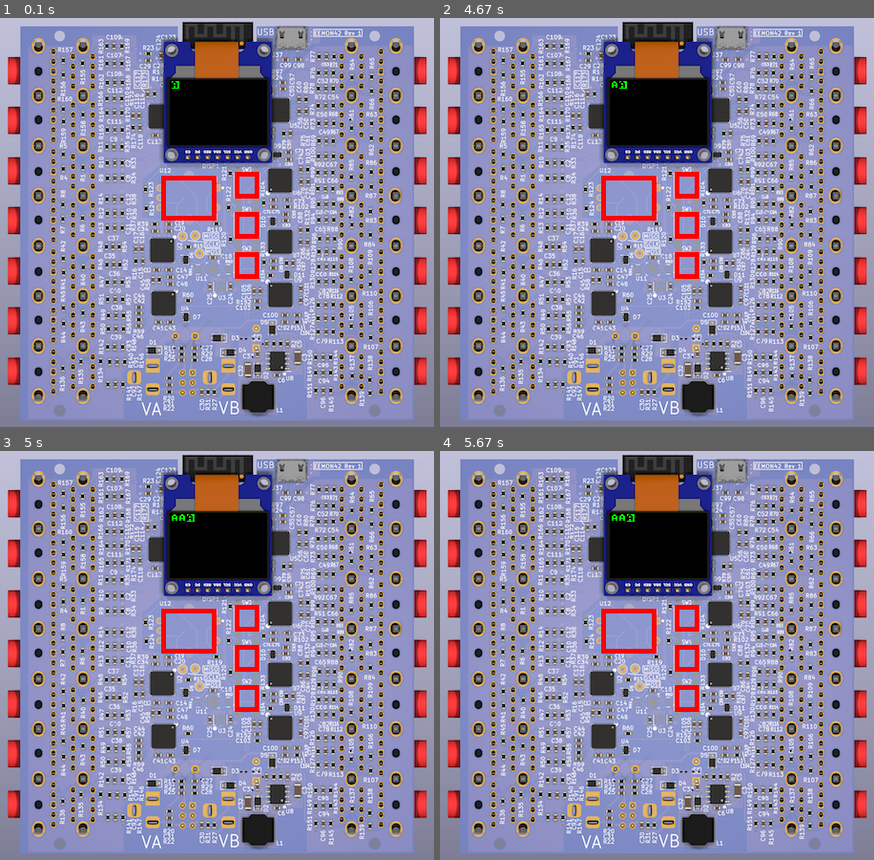
Above: before the commit, frames 1-4 (two rows, left to right).
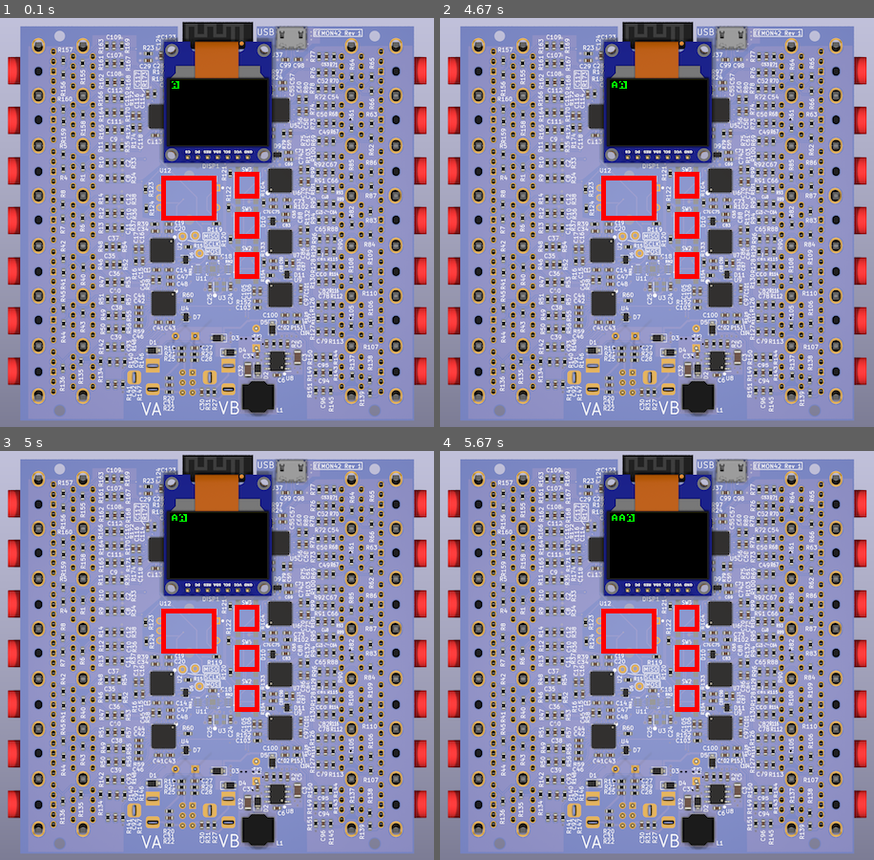
Above: after the commit, the same moments.

Repository: jfcliche/EEMON42
Game: pygame game, started from sim/main.py
The game is run twice, just before and just after one commit, with the same random seed, the same clock (stepped at 60 frames per second) and the same inputs.
Inputs (mouse positions are in pixels of both pictures, inside the frame that each line leads up to):
- Up to frame 1 (0.1 s): no input
- Up to frame 2 (4.67 s): click (630, 197) at 0.38 s; click (687, 185) at 1.92 s; move the mouse to (661, 95) at 2.17 s; click (661, 95) at 2.37 s; move the mouse to (696, 116) at 3.27 s; click (696, 116) at 3.5 s; move the mouse to (622, 197) at 3.87 s; click (622, 197) at 4.18 s; move the mouse to (609, 177) at 4.63 s
- Up to frame 3 (5 s): click (169, 610) at 4.98 s
- Up to frame 4 (5.67 s): no input

Frames 1-2 are identical in both runs. In frame 3, less than 0.1% of the frame differs, in the area x 41-45%, y 15-18%; in frame 4, nothing differs.

Commit message:
Simulation code in separate directory and integration of new rotary encoder

Diff:
--- /dev/null
+++ b/sim/button.py
@@ -0,0 +1,23 @@
+import pygame
+
+
+class Button:
+
+    def __init__(self, rect):
+        self._rect = rect
+        self._cb = None
+        self._arg = None
+        self._value = 0
+
+    def rect(self):
+        return self._rect
+
+    def value(self):
+        ret_value = self._value
+        self._value = 0
+        return ret_value
+
+    def handle_event(self, event):
+        if event.type == pygame.MOUSEBUTTONDOWN:
+            if pygame.Rect.collidepoint(self._rect, event.pos) and event.button == 1:
+                self._value += 1
--- a/software/sim_display.py
+++ b/sim/display.py
@@ -1,7 +1,7 @@
 import pygame
 
 
-class SimDisplay:
+class Display:
 
     def __init__(self, surface: pygame.surface.Surface):
         self.surface = surface
--- a/software/sim_main.py
+++ b/sim/main.py
@@ -1,9 +1,12 @@
 import sys
+sys.pycache_prefix = "__pycache__"  # NOQA
+sys.path.append("../software")  # NOQA
+
 import pygame
 from gui import GUI
-from sim_display import SimDisplay
-from sim_rotary import SimRotary
-from sim_button import SimButton
+from display import Display
+from rotary import RotaryEncoder
+from button import Button
 
 SCREEN_SCALE = 4
 
@@ -25,36 +28,36 @@
             button_b.handle_event(event)
             button_c.handle_event(event)
 
-        screen.blit(board, screen.get_rect())
-        screen.blit(surface, (180, 66))
-        if zoom_display:
-            screen.blit(pygame.transform.scale(
-                surface, (96*2, 64*2)), (0, screen.get_rect().bottom-64*2))
-        pygame.draw.rect(screen, (255, 0, 0), button_rot.rect(), 5)
-        pygame.draw.rect(screen, (255, 0, 0), button_a.rect(), 5)
-        pygame.draw.rect(screen, (255, 0, 0), button_b.rect(), 5)
-        pygame.draw.rect(screen, (255, 0, 0), button_c.rect(), 5)
-        pygame.display.flip()
+    screen.blit(board, screen.get_rect())
+    screen.blit(surface, (180, 66))
+    if zoom_display:
+        screen.blit(pygame.transform.scale(
+            surface, (96*2, 64*2)), (0, screen.get_rect().bottom-64*2))
+    pygame.draw.rect(screen, (255, 0, 0), button_rot.rect(), 5)
+    pygame.draw.rect(screen, (255, 0, 0), button_a.rect(), 5)
+    pygame.draw.rect(screen, (255, 0, 0), button_b.rect(), 5)
+    pygame.draw.rect(screen, (255, 0, 0), button_c.rect(), 5)
+    pygame.display.flip()
 
 
 def main():
     global screen, surface, rot, button_rot, button_a, button_b, button_c, board
 
     pygame.init()
-    board = pygame.image.load("software/eemon42.png")
+    board = pygame.image.load("eemon42.png")
     pygame.display.set_caption("EEMON42 Simulator")
     screen = pygame.display.set_mode(board.get_size())
     surface = pygame.surface.Surface((96, 64))
 
-    display = SimDisplay(surface)
-    rot = SimRotary()
-    button_rot = SimButton(pygame.Rect(
+    display = Display(surface)
+    rot = RotaryEncoder()
+    button_rot = Button(pygame.Rect(
         169, 165, 58, 47))
-    button_a = SimButton(pygame.Rect(
+    button_a = Button(pygame.Rect(
         246, 161, 26, 28))
-    button_b = SimButton(pygame.Rect(
+    button_b = Button(pygame.Rect(
         246, 203, 26, 28))
-    button_c = SimButton(pygame.Rect(
+    button_c = Button(pygame.Rect(
         246, 245, 26, 28))
 
     gui = GUI(display, rot, button_rot, button_a,
--- /dev/null
+++ b/sim/rotary.py
@@ -0,0 +1,13 @@
+import pygame
+
+
+class RotaryEncoder:
+    def __init__(self):
+        self._value = 0
+
+    def handle_event(self, event):
+        if event.type == pygame.MOUSEWHEEL:
+            self._value += event.y
+
+    def value(self):
+        return self._value
--- a/software/e42_button.py
+++ b/software/button.py
@@ -13,30 +13,39 @@
     def timer_init(t, p, cb): return t.init(freq=1000 // p, callback=cb)
 
 
-class E42Button:
-    def __init__(self, sw, cb, arg=None, delay=50, tid=4):
+class Button:
+    def __init__(self, sw, delay=50, tid=4):
         self.sw = sw
         # Create references to bound methods beforehand
         # http://docs.micropython.org/en/latest/pyboard/library/micropython.html#micropython.schedule
-        self._sw_cb = self.sw_cb
-        self._tim_cb = self.tim_cb
+        self._sw_cb = self._sw_cb
+        self._tim_cb = self._tim_cb
         self._set_cb = getattr(self.sw, 'callback', None) or self.sw.irq
-        self.delay = delay
-        self.tim = Timer(tid)
-        self.callback(cb, arg)
+        self._value = 0
+        self._delay = delay
+        self._tim = Timer(tid)
+        self._set_callback(self._callback, None)
 
-    def sw_cb(self, pin=None):
+    def _sw_cb(self, pin=None):
         self._set_cb(None)
-        timer_init(self.tim, self.delay, self._tim_cb)
+        timer_init(self._tim, self._delay, self._tim_cb)
 
-    def tim_cb(self, tim):
+    def _tim_cb(self, tim):
         tim.deinit()
         if self.sw():
             micropython.schedule(self.cb, self.arg)
         self._set_cb(self._sw_cb if self.cb else None)
 
-    def callback(self, cb, arg=None):
-        self.tim.deinit()
+    def _set_callback(self, cb, arg=None):
+        self._tim.deinit()
         self.cb = cb
         self.arg = arg
         self._set_cb(self._sw_cb if cb else None)
+
+    def _callback(self, a):
+        self._value += 1
+
+    def value(self):
+        ret_value = self._value
+        self._value = 0
+        return ret_value
--- a/software/e42_display.py
+++ b/software/display.py
@@ -2,7 +2,7 @@
 import time
 
 
-class E42Display:
+class Display:
     """ Interface to control the SPI and control lines of a SSD1331 display"""
 
     def __init__(self, spi, cs, cd, res):
--- a/software/e42_rotary.py
+++ /dev/null
@@ -1,76 +0,0 @@
-# MIT License (MIT)
-# Copyright (c) 2020 Mike Teachman
-# https://opensource.org/licenses/MIT
-
-# Platform-specific MicroPython code for the rotary encoder module
-# ESP8266/ESP32 implementation
-
-# Documentation:
-#   https://github.com/MikeTeachman/micropython-rotary
-
-from machine import Pin
-from rotary import Rotary
-from sys import platform
-
-_esp8266_deny_pins = [16]
-
-
-class E42Rotary(Rotary):
-
-    def __init__(self, pin_num_clk, pin_num_dt, min_val=0, max_val=10, incr=1,
-                 reverse=False, range_mode=Rotary.RANGE_UNBOUNDED, pull_up=False, half_step=False, invert=False):
-
-        if platform == 'esp8266':
-            if pin_num_clk in _esp8266_deny_pins:
-                raise ValueError(
-                    '%s: Pin %d not allowed. Not Available for Interrupt: %s' %
-                    (platform, pin_num_clk, _esp8266_deny_pins))
-            if pin_num_dt in _esp8266_deny_pins:
-                raise ValueError(
-                    '%s: Pin %d not allowed. Not Available for Interrupt: %s' %
-                    (platform, pin_num_dt, _esp8266_deny_pins))
-
-        super().__init__(min_val, max_val, incr, reverse, range_mode, half_step, invert)
-
-        if pull_up == True:
-            self._pin_clk = Pin(pin_num_clk, Pin.IN, Pin.PULL_UP)
-            self._pin_dt = Pin(pin_num_dt, Pin.IN, Pin.PULL_UP)
-        else:
-            self._pin_clk = Pin(pin_num_clk, Pin.IN)
-            self._pin_dt = Pin(pin_num_dt, Pin.IN)
-
-        self._enable_clk_irq(self._process_rotary_pins)
-        self._enable_dt_irq(self._process_rotary_pins)
-
-    def _enable_clk_irq(self, callback=None):
-        self._pin_clk.irq(
-            trigger=Pin.IRQ_RISING | Pin.IRQ_FALLING,
-            handler=callback)
-
-    def _enable_dt_irq(self, callback=None):
-        self._pin_dt.irq(
-            trigger=Pin.IRQ_RISING | Pin.IRQ_FALLING,
-            handler=callback)
-
-    def _disable_clk_irq(self):
-        self._pin_clk.irq(handler=None)
-
-    def _disable_dt_irq(self):
-        self._pin_dt.irq(handler=None)
-
-    def _hal_get_clk_value(self):
-        return self._pin_clk.value()
-
-    def _hal_get_dt_value(self):
-        return self._pin_dt.value()
-
-    def _hal_enable_irq(self):
-        self._enable_clk_irq(self._process_rotary_pins)
-        self._enable_dt_irq(self._process_rotary_pins)
-
-    def _hal_disable_irq(self):
-        self._disable_clk_irq()
-        self._disable_dt_irq()
-
-    def _hal_close(self):
-        self._hal_disable_irq()
--- a/software/e42_main.py
+++ b/software/main.py
@@ -1,7 +1,8 @@
 from machine import Pin, SPI, SoftSPI
-from e42_display import E42Display
-from e42_button import E42Button
-from e42_rotary import E42Rotary
+from display import Display
+from button import Button
+from e42_spi import SPI_with_CS
+from e42_rotary2 import RotaryEncoder
 from gui import GUI
 import time
 from umqttsimple import MQTTClient
@@ -71,7 +72,7 @@
     global spi
     spi = SPI(1, baudrate=5000000, sck=pin_sck, mosi=pin_mosi, miso=pin_miso)
     global display
-    display = E42Display(spi=spi, cs=pin_cs, cd=pin_cd, res=pin_res)
+    display = Display(spi=spi, cs=pin_cs, cd=pin_cd, res=pin_res)
 
 
 def dispose():
@@ -86,11 +87,17 @@
     global counter
     counter = 0
 
-    rot_enc = E42Rotary(pin_num_clk=9, pin_num_dt=10, pull_up=True)
-    button_rot = E42Button(Pin(8, Pin.IN, Pin.PULL_UP), None)
-    button_a = E42Button(Pin(5, Pin.IN, Pin.PULL_UP), None)
-    button_b = E42Button(Pin(4, Pin.IN, Pin.PULL_UP), None)
-    button_c = E42Button(Pin(3, Pin.IN, Pin.PULL_UP), None)
+    pin_cs0_rota = Pin(10)
+    pin_cs1_rotb = Pin(9)
+    spi = SPI_with_CS(
+        cs_inout_pins={'EMON0': pin_cs0_rota, 'EMON1': pin_cs1_rotb})
+    rot_enc = RotaryEncoder(pin_cs0_rota, pin_cs1_rotb, verbose=0)
+    spi.set_pin_irq((pin_cs0_rota, pin_cs1_rotb), rot_enc.process_state)
+
+    button_rot = Button(Pin(8, Pin.IN, Pin.PULL_UP))
+    button_a = Button(Pin(5, Pin.IN, Pin.PULL_UP))
+    button_b = Button(Pin(4, Pin.IN, Pin.PULL_UP))
+    button_c = Button(Pin(3, Pin.IN, Pin.PULL_UP))
 
     display.clear()
 
--- a/software/rotary.py
+++ /dev/null
@@ -1,170 +0,0 @@
-# MIT License (MIT)
-# Copyright (c) 2022 Mike Teachman
-# https://opensource.org/licenses/MIT
-
-# Platform-independent MicroPython code for the rotary encoder module
-
-# Documentation:
-#   https://github.com/MikeTeachman/micropython-rotary
-
-import micropython
-
-_DIR_CW = const(0x10)  # Clockwise step
-_DIR_CCW = const(0x20)  # Counter-clockwise step
-
-# Rotary Encoder States
-_R_START = const(0x0)
-_R_CW_1 = const(0x1)
-_R_CW_2 = const(0x2)
-_R_CW_3 = const(0x3)
-_R_CCW_1 = const(0x4)
-_R_CCW_2 = const(0x5)
-_R_CCW_3 = const(0x6)
-_R_ILLEGAL = const(0x7)
-
-_transition_table = [
-
-    # |------------- NEXT STATE -------------|            |CURRENT STATE|
-    # CLK/DT    CLK/DT     CLK/DT    CLK/DT
-    #   00        01         10        11
-    [_R_START, _R_CCW_1, _R_CW_1,  _R_START],             # _R_START
-    [_R_CW_2,  _R_START, _R_CW_1,  _R_START],             # _R_CW_1
-    [_R_CW_2,  _R_CW_3,  _R_CW_1,  _R_START],             # _R_CW_2
-    [_R_CW_2,  _R_CW_3,  _R_START, _R_START | _DIR_CW],   # _R_CW_3
-    [_R_CCW_2, _R_CCW_1, _R_START, _R_START],             # _R_CCW_1
-    [_R_CCW_2, _R_CCW_1, _R_CCW_3, _R_START],             # _R_CCW_2
-    [_R_CCW_2, _R_START, _R_CCW_3, _R_START | _DIR_CCW],  # _R_CCW_3
-    [_R_START, _R_START, _R_START, _R_START]]             # _R_ILLEGAL
-
-_transition_table_half_step = [
-    [_R_CW_3,            _R_CW_2,  _R_CW_1,  _R_START],
-    [_R_CW_3 | _DIR_CCW, _R_START, _R_CW_1,  _R_START],
-    [_R_CW_3 | _DIR_CW,  _R_CW_2,  _R_START, _R_START],
-    [_R_CW_3,            _R_CCW_2, _R_CCW_1, _R_START],
-    [_R_CW_3,            _R_CW_2,  _R_CCW_1, _R_START | _DIR_CW],
-    [_R_CW_3,            _R_CCW_2, _R_CW_3,  _R_START | _DIR_CCW],
-    [_R_START,           _R_START, _R_START, _R_START],
-    [_R_START,           _R_START, _R_START, _R_START]]
-
-_STATE_MASK = const(0x07)
-_DIR_MASK = const(0x30)
-
-
-def _wrap(value, incr, lower_bound, upper_bound):
-    range = upper_bound - lower_bound + 1
-    value = value + incr
-
-    if value < lower_bound:
-        value += range * ((lower_bound - value) // range + 1)
-
-    return lower_bound + (value - lower_bound) % range
-
-
-def _bound(value, incr, lower_bound, upper_bound):
-    return min(upper_bound, max(lower_bound, value + incr))
-
-
-def _trigger(rotary_instance):
-    if rotary_instance._cb:
-        rotary_instance._cb(rotary_instance._arg)
-
-
-class Rotary(object):
-
-    RANGE_UNBOUNDED = const(1)
-    RANGE_WRAP = const(2)
-    RANGE_BOUNDED = const(3)
-
-    def __init__(self, min_val, max_val, incr, reverse, range_mode, half_step, invert):
-        self._min_val = min_val
-        self._max_val = max_val
-        self._incr = incr
-        self._reverse = -1 if reverse else 1
-        self._range_mode = range_mode
-        self._value = min_val
-        self._state = _R_START
-        self._half_step = half_step
-        self._invert = invert
-        self._cb = None
-        self._arg = None
-
-    def set(self, value=None, min_val=None, incr=None,
-            max_val=None, reverse=None, range_mode=None):
-        # disable DT and CLK pin interrupts
-        self._hal_disable_irq()
-
-        if value is not None:
-            self._value = value
-        if min_val is not None:
-            self._min_val = min_val
-        if max_val is not None:
-            self._max_val = max_val
-        if incr is not None:
-            self._incr = incr
-        if reverse is not None:
-            self._reverse = -1 if reverse else 1
-        if range_mode is not None:
-            self._range_mode = range_mode
-        self._state = _R_START
-
-        # enable DT and CLK pin interrupts
-        self._hal_enable_irq()
-
-    def value(self):
-        return self._value
-
-    def reset(self):
-        self._value = 0
-
-    def close(self):
-        self._hal_close()
-
-    def callback(self, l, arg=None):
-        self._cb = l
-        self._arg = arg
-
-    def _process_rotary_pins(self, pin):
-        old_value = self._value
-        clk_dt_pins = (self._hal_get_clk_value() <<
-                       1) | self._hal_get_dt_value()
-
-        if self._invert:
-            clk_dt_pins = ~clk_dt_pins & 0x03
-
-        # Determine next state
-        if self._half_step:
-            self._state = _transition_table_half_step[self._state &
-                                                      _STATE_MASK][clk_dt_pins]
-        else:
-            self._state = _transition_table[self._state &
-                                            _STATE_MASK][clk_dt_pins]
-        direction = self._state & _DIR_MASK
-
-        incr = 0
-        if direction == _DIR_CW:
-            incr = self._incr
-        elif direction == _DIR_CCW:
-            incr = -self._incr
-
-        incr *= self._reverse
-
-        if self._range_mode == self.RANGE_WRAP:
-            self._value = _wrap(
-                self._value,
-                incr,
-                self._min_val,
-                self._max_val)
-        elif self._range_mode == self.RANGE_BOUNDED:
-            self._value = _bound(
-                self._value,
-                incr,
-                self._min_val,
-                self._max_val)
-        else:
-            self._value = self._value + incr
-
-        try:
-            if old_value != self._value and self._cb:
-                _trigger(self)
-        except:
-            pass
--- a/software/sim_button.py
+++ /dev/null
@@ -1,21 +0,0 @@
-import pygame
-
-
-class SimButton:
-
-    def __init__(self, rect):
-        self._rect = rect
-        self._cb = None
-        self._arg = None
-
-    def callback(self, cb, arg=None):
-        self._cb = cb
-        self._arg = arg
-
-    def rect(self):
-        return self._rect
-
-    def handle_event(self, event):
-        if event.type == pygame.MOUSEBUTTONDOWN:
-            if pygame.Rect.collidepoint(self._rect, event.pos) and event.button == 1 and self._cb:
-                self._cb(self._arg)
--- a/software/sim_rotary.py
+++ /dev/null
@@ -1,30 +0,0 @@
-import pygame
-
-
-class SimRotary:
-    def __init__(self):
-        self._value = 0
-        self._min_val = -100
-        self._max_val = 100
-        self._cb = None
-        self._arg = None
-
-    def value(self):
-        return self._value
-
-    def set(self, value, min_val, max_val):
-        self._value = value
-        self._min_val = min_val
-        self._max_val = max_val
-
-    def callback(self, cb, arg=None):
-        self._cb = cb
-        self._arg = arg
-
-    def handle_event(self, event):
-        if event.type == pygame.MOUSEWHEEL:
-            self._value += event.y
-            self._value = max(self._value, self._min_val)
-            self._value = min(self._value, self._max_val)
-            if self._cb:
-                self._cb(self._arg)
--- a/software/text_input.py
+++ b/software/text_input.py
@@ -1,3 +1,10 @@
+import sys
+if sys.implementation.name == 'micropython':
+    import uasyncio as asyncio
+else:
+    import asyncio
+
+
 class TextInput:
 
     def __init__(self, gui, x, y, max_nb_characters):
@@ -7,47 +14,51 @@
         self._max_nb_characters = max_nb_characters
         self._text = ""
 
-    def rot_listener(self, a):
-        self._gui.draw_text(self._x, self._y, chr(
-            self._gui.rot_enc().value()), 0, 0, 0, 0, 255, 0)
+    def _rot_action(self, c):
+        self._gui.draw_text(self._x, self._y, c, 0, 0, 0, 0, 255, 0)
 
-    def button_rot_listener(self, a):
+    def _button_rot_action(self, c):
         if len(self._text) < self._max_nb_characters:
-            c = chr(self._gui.rot_enc().value())
             self._gui.draw_text(self._x, self._y, c, 0, 255, 0)
             self._text += c
             self._x += 1
-            self._gui.draw_text(self._x, self._y, chr(
-                self._gui.rot_enc().value()), 0, 0, 0, 0, 255, 0)
+            self._gui.draw_text(self._x, self._y, c, 0, 0, 0, 0, 255, 0)
 
-    def button_a_listener(self, a):
+    def _button_a_action(self, c):
         if len(self._text) > 0:
             self._text = self._text[:len(self._text)-1]
             self._gui.draw_text(self._x, self._y, " ")
             self._x -= 1
-            self._gui.draw_text(self._x, self._y, chr(
-                self._gui.rot_enc().value()), 0, 0, 0, 0, 255, 0)
+            self._gui.draw_text(self._x, self._y, c, 0, 0, 0, 0, 255, 0)
 
-    def button_c_listener(self, a):
+    def _button_c_action(self):
         self._done = True
+
+    async def _run(self):
+        last_rot_enc_value = self._gui.rot_enc().value()
+        relative_value = 65
+        first_pass = True
+        while not self._done:
+            self._gui.run_event_loop()
+            if self._gui.button_rot().value() > 0:
+                self._button_rot_action(chr(relative_value))
+            if self._gui.button_a().value() > 0:
+                self._button_a_action(chr(relative_value))
+            if self._gui.button_c().value() > 0:
+                self._button_c_action()
+            rot_enc_value = self._gui.rot_enc().value()
+            if rot_enc_value != last_rot_enc_value or first_pass:
+                first_pass = False
+                relative_value += rot_enc_value - last_rot_enc_value
+                last_rot_enc_value = rot_enc_value
+                relative_value = max(relative_value, 32)
+                relative_value = min(relative_value, 127)
+                self._rot_action(chr(relative_value))
+            await asyncio.sleep(0)
 
     def show(self):
         self._done = False
-        self._gui.rot_enc().set(value=65, min_val=32, max_val=127)
-        self._gui.rot_enc().callback(self.rot_listener)
-        self._gui.button_rot().callback(self.button_rot_listener)
-        self._gui.button_a().callback(self.button_a_listener)
-        self._gui.button_c().callback(self.button_c_listener)
 
-        self._gui.draw_text(self._x, self._y, chr(
-            self._gui.rot_enc().value()), 0, 0, 0, 0, 255, 0)
-
-        while not self._done:
-            self._gui.run_event_loop()
-
-        self._gui.button_c().callback(None)
-        self._gui.button_a().callback(None)
-        self._gui.button_rot().callback(None)
-        self._gui.rot_enc().callback(None)
+        asyncio.run(self._run())
 
         return self._text
Renamed: software/eemon42.png -> sim/eemon42.png
Not shown, added: sim/.gitignore
Not shown, changed: software/.gitignore
